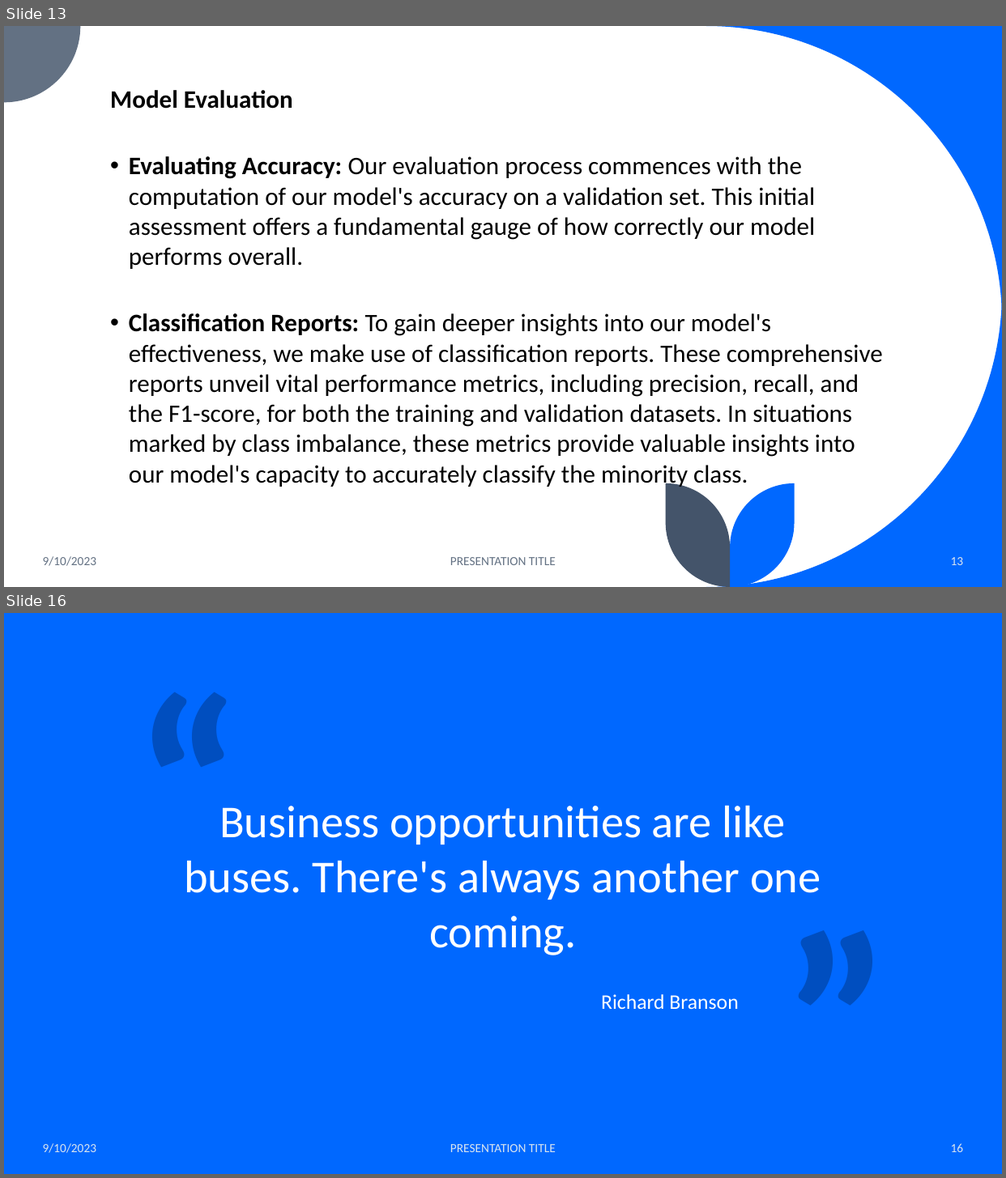
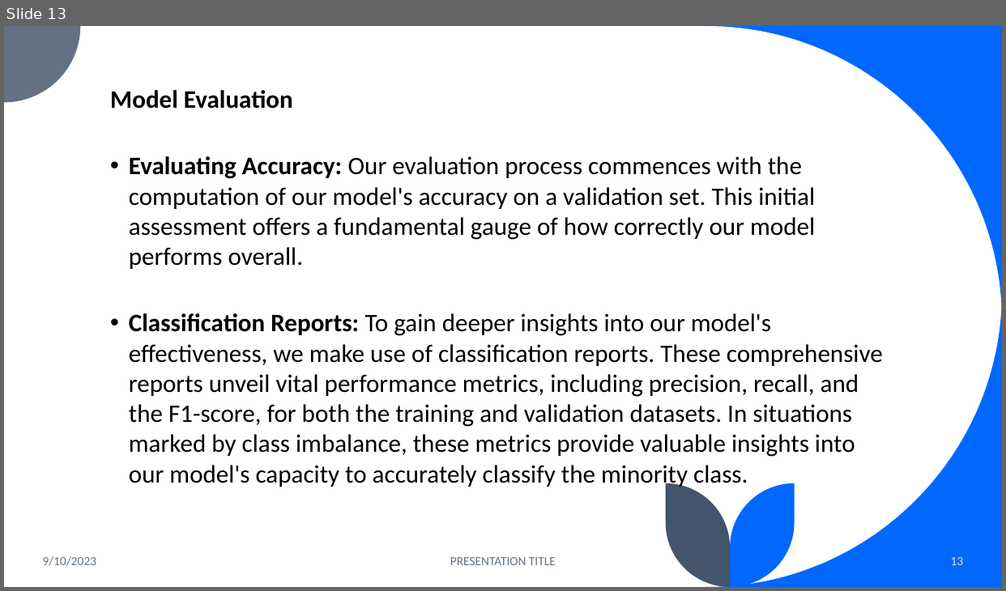
Before and after one commit to DeeeTeeee/IncomePredictionZindziProject, a slide deck: Income Prediction Challenge for Azubian - PPT.pptx. Shown one above the other, each under a label of ours: slides 13 and 16 before the commit, slide 13 after it; the slides between them are not shown. The pictures are 1006x1178 and 1006x591 pixels, drawn with LibreOffice and Linux fonts; fonts in the diff are those of the drawing. Boxes give left, top, right and bottom in pixels: in the first picture for what was removed or moved away, otherwise in the second. Text is boxed around its words. In the diff, an @@ line names an element or a change of style, - is before the commit and + after.

```diff
--- a/Income Prediction Challenge for Azubian - PPT.pptx
+++ b/Income Prediction Challenge for Azubian - PPT.pptx
@@ slide 16 removed at [4,613,1002,1174], background #0068FF @@
@@ text removed at [127,658,238,747] @@
-“
@@ title removed at [184,805,820,956] @@
-Business opportunities are like buses. There's always another one coming.
@@ text removed at [775,894,887,983] @@
-”
@@ text removed at [601,995,738,1010] @@
-Richard Branson
@@ text removed at [43,1144,96,1153] @@
-9/10/2023
@@ text removed at [450,1144,556,1152] @@
-PRESENTATION TITLE
@@ page number removed at [951,1144,964,1152] @@
-16
```
Also in this commit, not shown: 6 slides changed, 3 slides added, 10 other slides removed, 1 other file.
